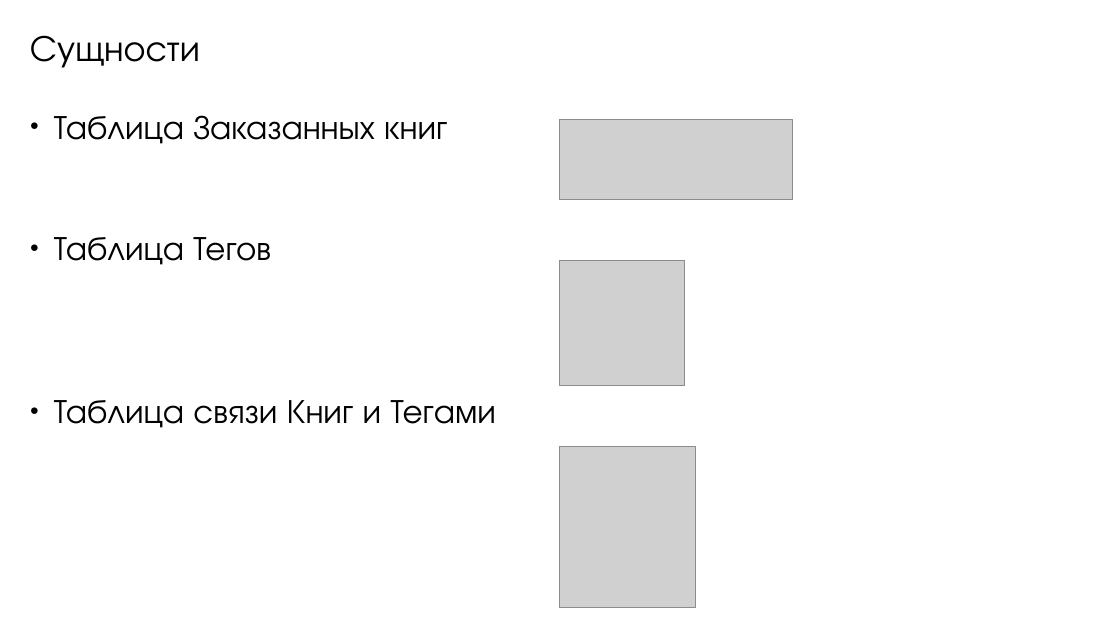
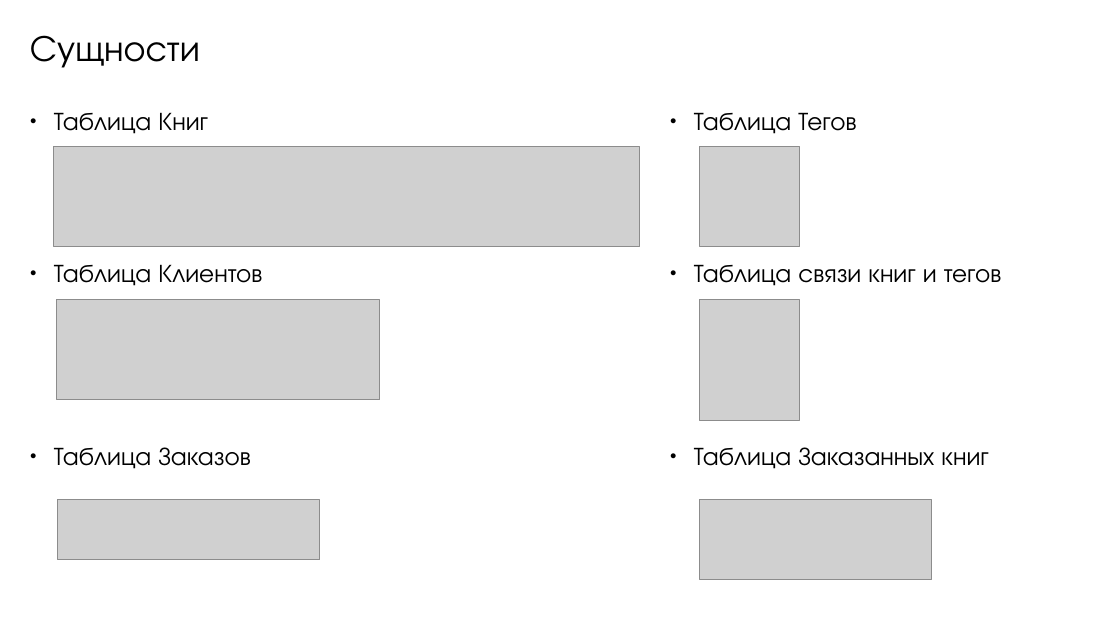
Before and after one commit to mrypdm/bsbd_kursach, a slide deck: slide 3 of docs/ИУ8-81. БСБД. Презентация. Шаповалов.odp (slide 7 before the commit). Drawn at 1120x630 pixels with LibreOffice and Linux fonts; fonts in the diff are those of the drawing; grey boxes stand for pictures. Boxes give left, top, right and bottom in pixels: in the first picture for what was removed or moved away, otherwise in the second. Text is boxed around its words. In the diff, an @@ line names an element or a change of style, - is before the commit and + after.

```diff
--- a/docs/ИУ8-81. БСБД. Презентация. Шаповалов.odp
+++ b/docs/ИУ8-81. БСБД. Презентация. Шаповалов.odp
@@ text added at (x1=54, y1=112, x2=262, y2=469), 18 pt, text #000000 @@
+● Таблица Книг
+● Таблица Клиентов
+● Таблица Заказов
@@ text "Таблица Тегов" moved from (x1=54, y1=115, x2=496, y2=428) to (x1=694, y1=112, x2=1002, y2=469) @@
@@ text at (x1=694, y1=112, x2=1002, y2=286): paragraphs added @@
+● Таблица Тегов
+● Таблица связи книг и тегов
@@ picture added at (x1=54, y1=147, x2=640, y2=247) @@
@@ picture resized from (x1=560, y1=120, x2=793, y2=200) to (x1=700, y1=146, x2=800, y2=246) @@
@@ text at (x1=54, y1=237, x2=496, y2=428): paragraphs removed @@
-● Таблица Тегов
-● Таблица связи Книг и Тегами
@@ picture added at (x1=57, y1=300, x2=380, y2=399) @@
@@ picture resized from (x1=560, y1=261, x2=685, y2=386) to (x1=700, y1=300, x2=800, y2=420) @@
@@ text at (x1=694, y1=447, x2=988, y2=469): size 24 to 18 pt in "Таблица Заказанных книг" @@
@@ picture added at (x1=58, y1=500, x2=320, y2=560) @@
@@ picture resized from (x1=560, y1=446, x2=695, y2=608) to (x1=700, y1=500, x2=932, y2=580) @@
```
Also in this commit, not shown: 7 other slides changed, 2 slides added, 9 slides removed, 6 other files.
